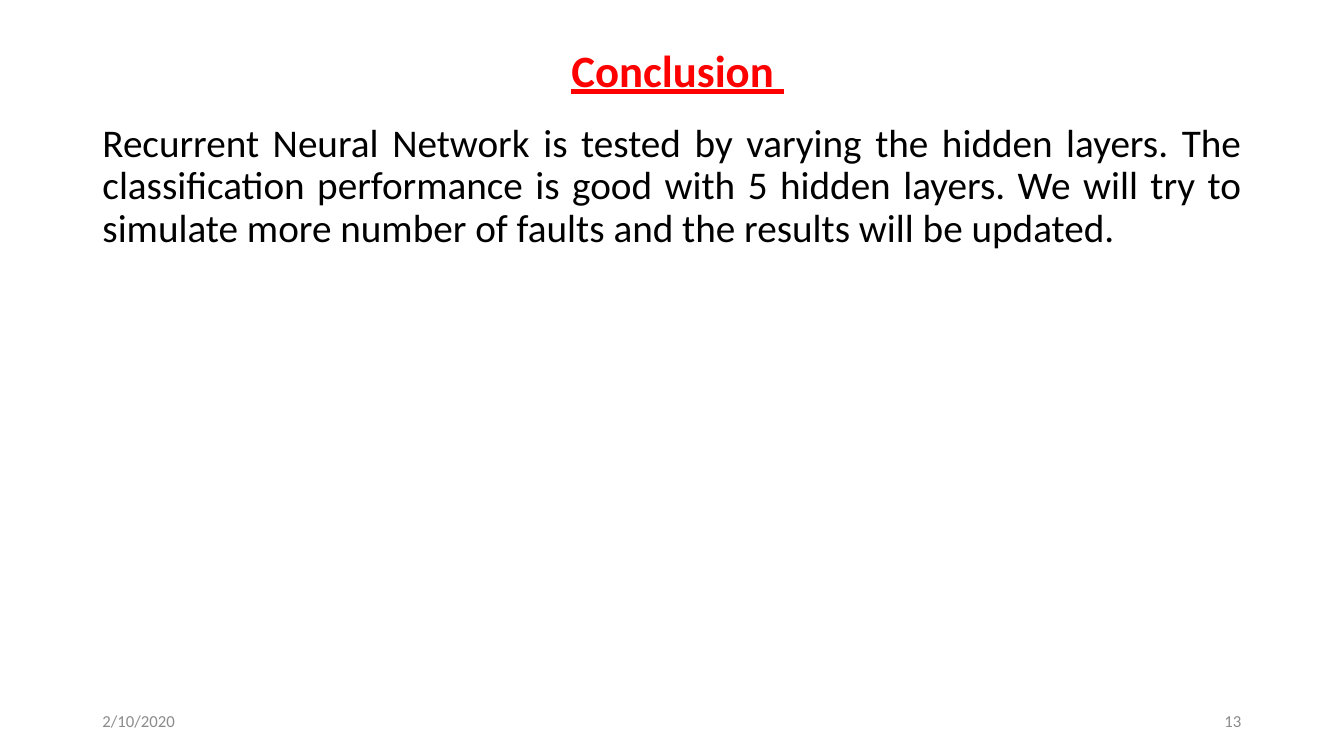
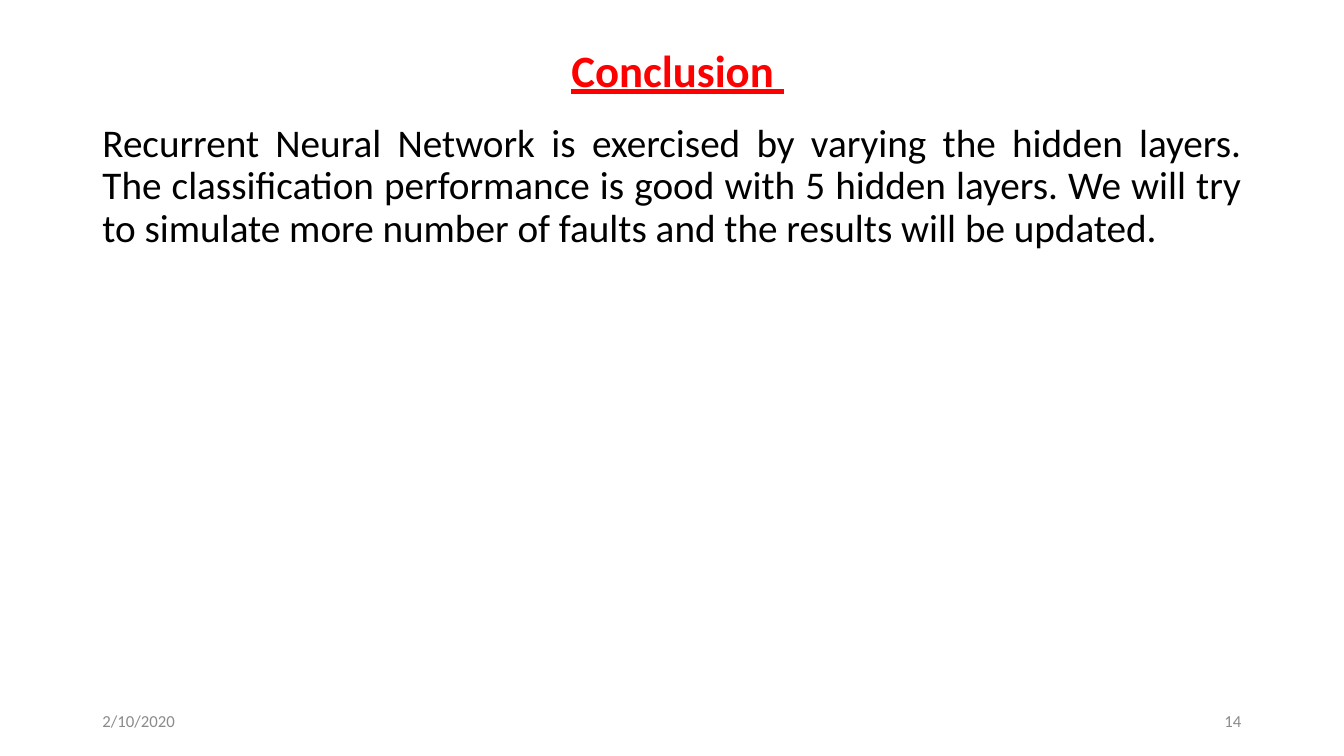
Before and after one commit to svec-final-year-project-eee/Project, a slide deck: slide 14 of Reviews/second review/Second Oral Presentation.pptx (slide 13 before the commit). Drawn at 1344x756 pixels with LibreOffice and Linux fonts; fonts in the diff are those of the drawing. Boxes give left, top, right and bottom in pixels: in the first picture for what was removed or moved away, otherwise in the second. Text is boxed around its words. In the diff, an @@ line names an element or a change of style, - is before the commit and + after.

```diff
--- a/Reviews/second review/Second Oral Presentation.pptx
+++ b/Reviews/second review/Second Oral Presentation.pptx
@@ text at [102,129,1241,249]: text changed @@
-Recurrent Neural Network is tested by varying the hidden layers. The classification performance is good with 5 hidden layers. We will try to simulate more number of faults and the results will be updated.
+Recurrent Neural Network is exercised by varying the hidden layers. The classification performance is good with 5 hidden layers. We will try to simulate more number of faults and the results will be updated.
@@ page number at [1224,716,1241,727]: text changed @@
-13
+14
```
Also in this commit, not shown: 10 other slides changed, 2 slides added, 1 slide removed, 1 other file.
